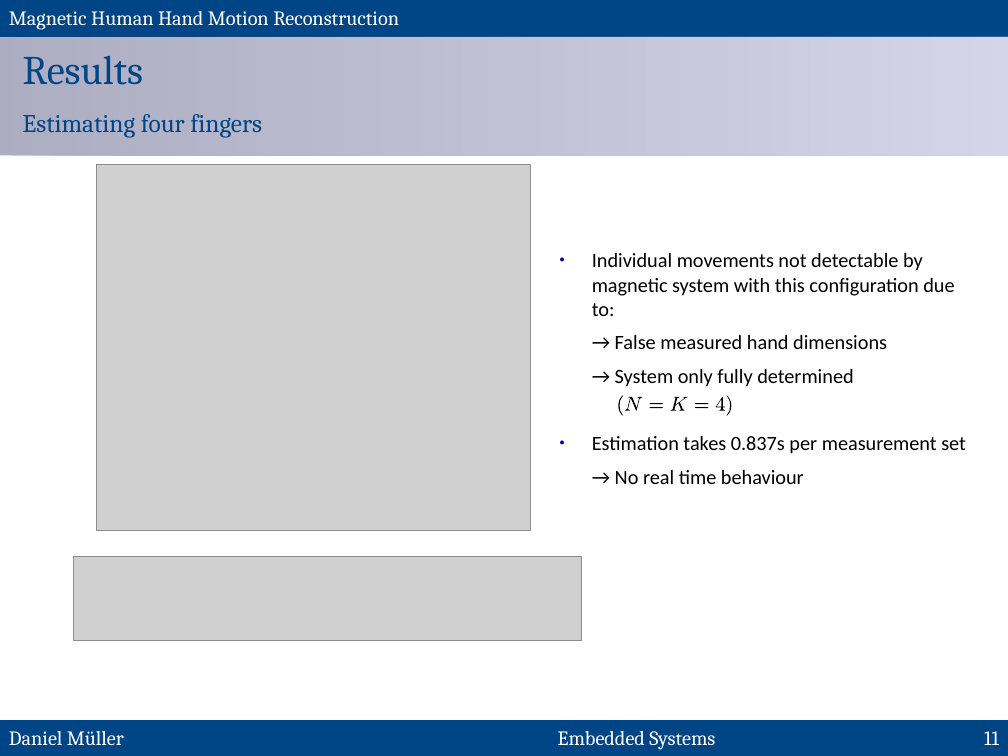
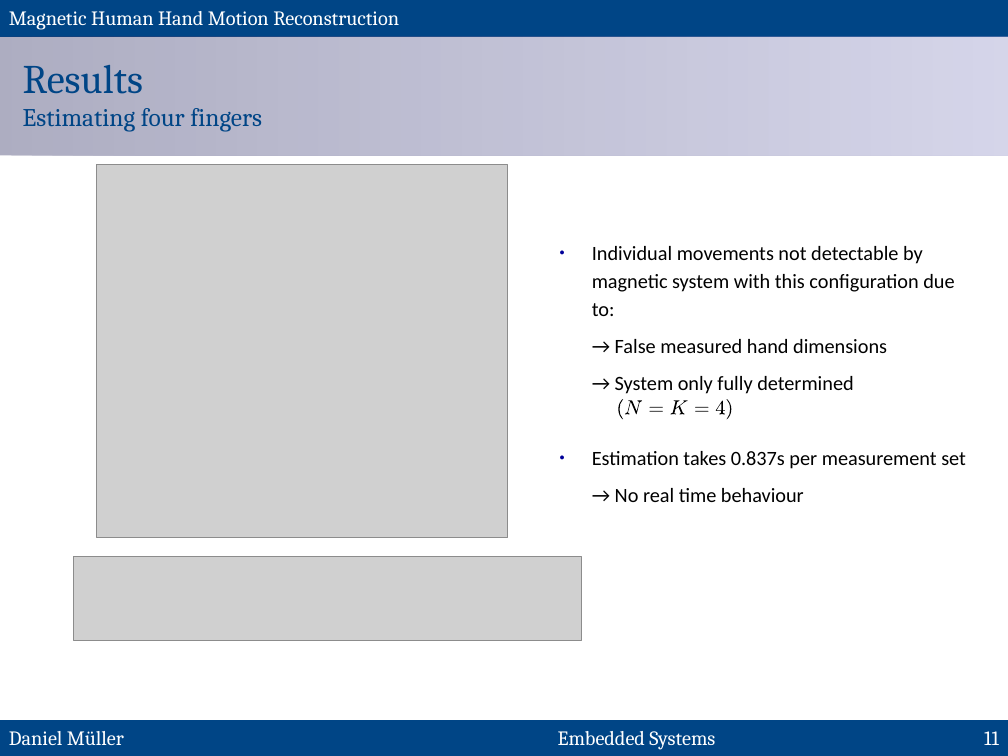
Before and after one commit to MuellerDaniel/SensGlove, a slide deck: slide 11 of praes/preasi.odp. Drawn at 1008x756 pixels with LibreOffice and Linux fonts; fonts in the diff are those of the drawing; grey boxes stand for pictures. Boxes give left, top, right and bottom in pixels: in the first picture for what was removed or moved away, otherwise in the second. Text is boxed around its words. In the diff, an @@ line names an element or a change of style, - is before the commit and + after.

```diff
--- a/praes/preasi.odp
+++ b/praes/preasi.odp
@@ title "Results Estimating four fingers" rewrapped from [23,56,262,138] to [23,65,262,132] @@
@@ picture: place and size @@
-picture at [97,165,531,531]
+picture at [97,165,509,538]
@@ text "Individual movements not detectable by ...": place and size @@
-text "Individual movements not detectable by ..." at [592,253,966,484]
+text "Individual movements not detectable by ..." at [592,246,966,502]
@@ text "Individual movements not detectable by ..." at [592,246,966,502]: line spacing 1 to 1.15 @@
@@ 8 freeform shapes: place and size @@
-8 freeform shapes at [617,395,734,415]
+8 freeform shapes at [617,399,734,419]
```
Also in this commit, not shown: 15 other slides changed.
